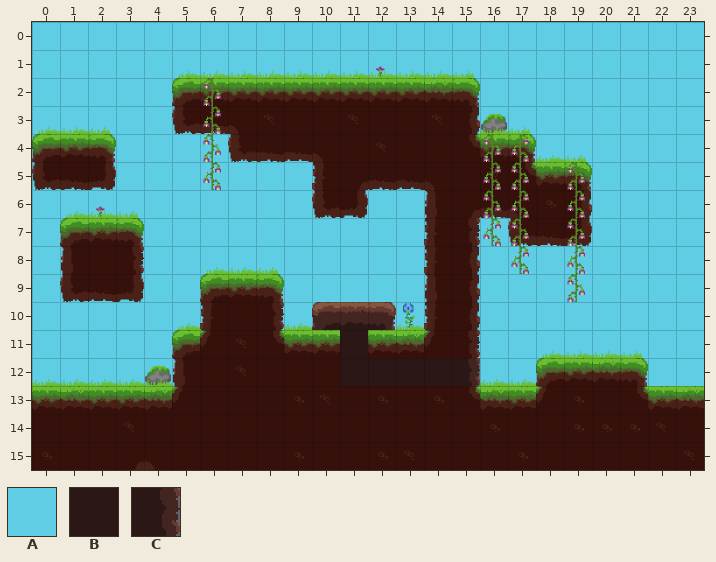
Tiled map, stored at Project/Assets/mapTiled/map3.tmx. That is the earlier state.
Cells are 48x48 px. Shown: x 0..23, y 0..15.
Key: from "terrain": A 47; from "terrain2": B 26, C 28.
_ is an empty cell, # one hidden under a higher layer.
Layers that did not change in this view are not listed.
Layer "tunnel" before, first column x 0:
 0 AAAAAAAAAAAAAAAAAAAAAAAA
 1 AAAAAAAAAAAAAAAAAAAAAAAA
 2 AAAAAA#########AAAAAAAAA
 3 AAAAAAA########AAAAAAAAA
 4 A#AAAAAAAA#######AAAAAAA
 5 AAAAAAAAAAA#AA#####AAAAA
 6 AAAAAAAAAAAAAAA#A##AAAAA
 7 AA#AAAAAAAAAAAAAAAAAAAAA
 8 AA#AAAAAAAAAAAAAAAAAAAAA
 9 AAAAAAA#AAAAAAAAAAAAAAAA
10 AAAAAAA#AAA#AAAAAAAAAAAA
11 AAAAAA#####B###AAAAAAAAA
12 AAAAAA#####BBBBCAAA##AAA
13 ########################
14 ########################
15 ########################
The result:
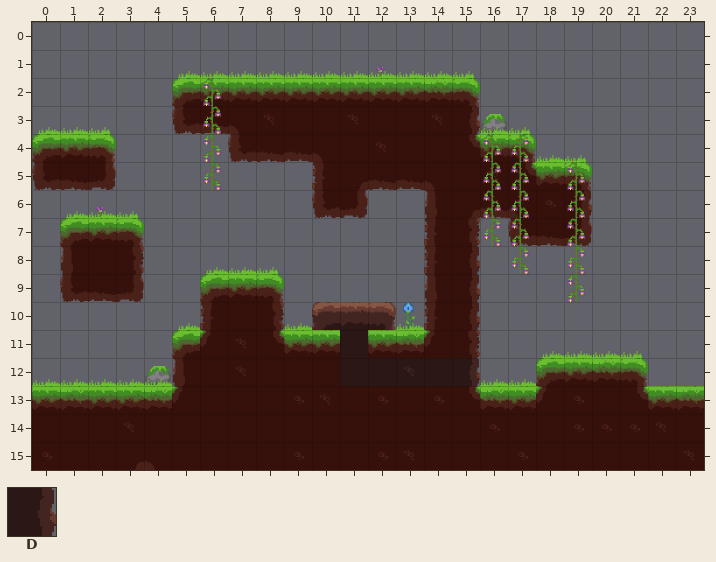
Further tiles: from "terrain2": D 40.
Difference:
Changed rows in their new state; . is an unchanged cell.
Layer "tunnel":
first column x 0:
 0 ________________________
 1 ________________________
 2 ______........._________
 3 _______........_________
 4 _.________......._______
 5 ___________.__....._____
 6 _______________._.._____
 7 __._____________________
 8 __._____________________
 9 _______.________________
10 _______.___.____________
11 ______........._________
12 ______.........D___..___
